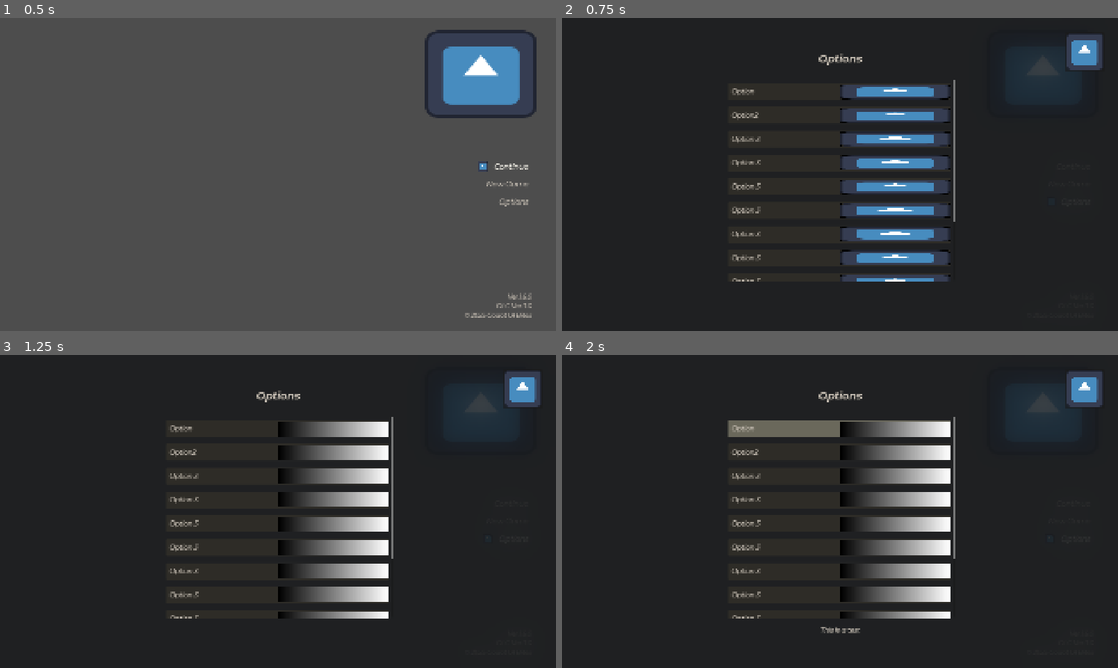
Above: before the commit, frames 1-4 (two rows, left to right).
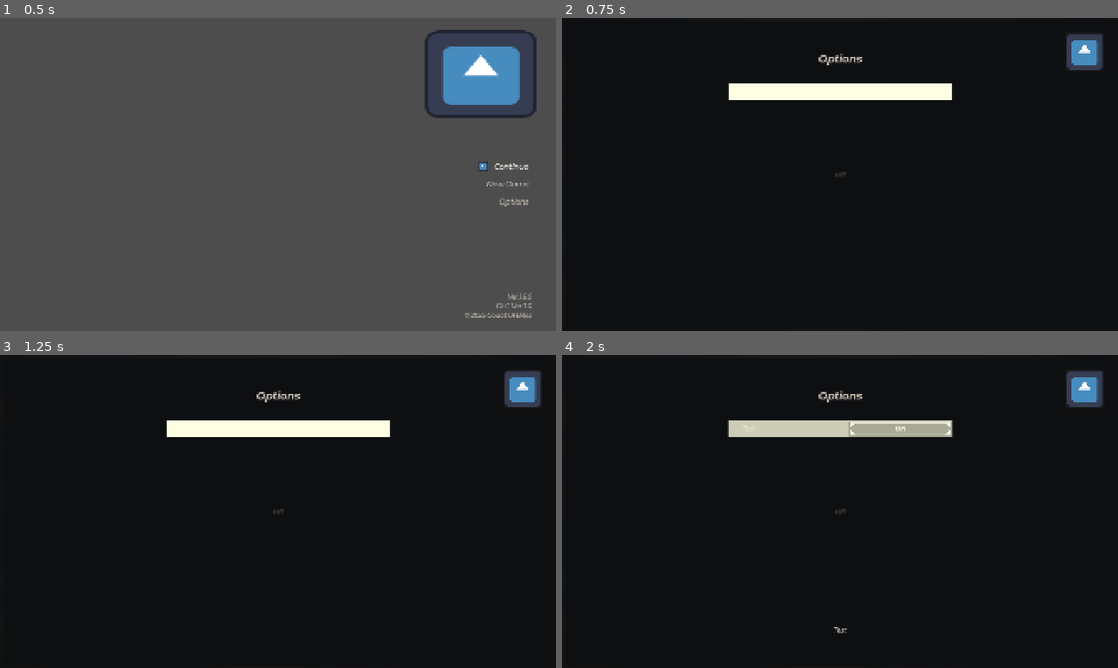
Above: after the commit, the same moments.

Repository: mat148/Godot-UI-Bites
Game: Godot game, scene res://scenes/main.tscn
Two runs of this game, one before a commit and one after it. Both use one fixed random seed, a clock stepped at 60 frames per second and the inputs below. The engine's default icon, where the game draws it, is replaced by a stand-in: a white triangle on a blue panel in a dark square.
Inputs:
- Up to frame 1 (0.5 s): no input
- Up to frame 2 (0.75 s): click "Options" at 0.5 s
- Up to frame 3 (1.25 s): no input
- Up to frame 4 (2 s): click "Off" at 1.25 s

Frame 1 is identical in both runs. In frame 2, 21% of the frame differs, in the area x 30-96%, y 8-96%; in frame 3, 20%; in frame 4, 20%.

Commit message:
Options menu updates

Diff:
--- a/recreating-zelda-botw-title-screen--godot-ui-bites/menus/options/option_item.gd
+++ b/recreating-zelda-botw-title-screen--godot-ui-bites/menus/options/option_item.gd
@@ -1,9 +1,10 @@
-class_name OptionItem extends Panel
+class_name OptionItem extends PanelContainer
 
 signal option_active_changed(active: bool, option_description: String)
 
 @onready var option_label: Label = %OptionLabel
 @onready var option_container: HBoxContainer = %OptionContainer
+@onready var option_click: Panel = %OptionClick
 
 @export var option_name: String = ""
 @export var option_action: PackedScene
@@ -12,6 +13,7 @@
 func _ready() -> void:
 	option_label.text = option_name
 	var option = option_action.instantiate()
+	option.option_clicked.connect(_on_option_clicked)
 	option_container.add_child(option)
 	option.active_changed.connect(_on_option_active_changed)
 
@@ -26,3 +28,6 @@
 func _on_mouse_exited() -> void:
 	theme_type_variation = "OptionItemDefault"
 	option_active_changed.emit(false, option_description)
+
+func _on_option_clicked() -> void:
+	option_click.get_node('AnimationPlayer').play('option_clicked')
--- a/recreating-zelda-botw-title-screen--godot-ui-bites/menus/options/option_item.tscn
+++ b/recreating-zelda-botw-title-screen--godot-ui-bites/menus/options/option_item.tscn
@@ -1,32 +1,64 @@
-[gd_scene load_steps=3 format=3 uid="uid://dyb4l3w35apvd"]
+[gd_scene load_steps=7 format=3 uid="uid://dyb4l3w35apvd"]
 
 [ext_resource type="Theme" uid="uid://bbxj20g3516g0" path="res://ui/ZeldaBOTW.tres" id="1_2mm1b"]
 [ext_resource type="Script" uid="uid://n2oihiha1ob2" path="res://menus/options/option_item.gd" id="2_b6x24"]
 
-[node name="OptionItem" type="Panel"]
+[sub_resource type="StyleBoxFlat" id="StyleBoxFlat_b6x24"]
+bg_color = Color(0.996078, 0.996078, 0.890196, 1)
+
+[sub_resource type="Animation" id="Animation_2mm1b"]
+resource_name = "option_clicked"
+tracks/0/type = "value"
+tracks/0/imported = false
+tracks/0/enabled = true
+tracks/0/path = NodePath(".:modulate")
+tracks/0/interp = 1
+tracks/0/loop_wrap = true
+tracks/0/keys = {
+"times": PackedFloat32Array(0, 1),
+"transitions": PackedFloat32Array(1, 1),
+"update": 0,
+"values": [Color(1, 1, 1, 0), Color(1, 1, 1, 1)]
+}
+
+[sub_resource type="Animation" id="Animation_cerkr"]
+length = 0.001
+tracks/0/type = "value"
+tracks/0/imported = false
+tracks/0/enabled = true
+tracks/0/path = NodePath(".:modulate")
+tracks/0/interp = 1
+tracks/0/loop_wrap = true
+tracks/0/keys = {
+"times": PackedFloat32Array(0),
+"transitions": PackedFloat32Array(1),
+"update": 0,
+"values": [Color(1, 1, 1, 1)]
+}
+
+[sub_resource type="AnimationLibrary" id="AnimationLibrary_b6x24"]
+_data = {
+&"RESET": SubResource("Animation_cerkr"),
+&"option_clicked": SubResource("Animation_2mm1b")
+}
+
+[node name="OptionItem" type="PanelContainer"]
 custom_minimum_size = Vector2(0, 58)
+offset_right = 121.0
+offset_bottom = 58.0
 theme = ExtResource("1_2mm1b")
 theme_type_variation = &"OptionItemDefault"
 script = ExtResource("2_b6x24")
 
-[node name="OptionItemMargin" type="MarginContainer" parent="."]
-layout_mode = 1
-anchors_preset = 15
-anchor_right = 1.0
-anchor_bottom = 1.0
-grow_horizontal = 2
-grow_vertical = 2
-theme = ExtResource("1_2mm1b")
-theme_type_variation = &"OptionItemMargin"
-theme_override_constants/margin_top = 3
-theme_override_constants/margin_right = 3
-theme_override_constants/margin_bottom = 3
+[node name="MarginContainer" type="MarginContainer" parent="."]
+layout_mode = 2
+theme_override_constants/margin_left = 48
 
-[node name="OptionContainer" type="HBoxContainer" parent="OptionItemMargin"]
+[node name="OptionContainer" type="HBoxContainer" parent="MarginContainer"]
 unique_name_in_owner = true
 layout_mode = 2
 
-[node name="OptionLabel" type="Label" parent="OptionItemMargin/OptionContainer"]
+[node name="OptionLabel" type="Label" parent="MarginContainer/OptionContainer"]
 unique_name_in_owner = true
 layout_mode = 2
 size_flags_horizontal = 3
@@ -36,5 +68,16 @@
 text = "Null"
 vertical_alignment = 1
 
+[node name="OptionClick" type="Panel" parent="."]
+unique_name_in_owner = true
+layout_mode = 2
+mouse_filter = 2
+theme_override_styles/panel = SubResource("StyleBoxFlat_b6x24")
+
+[node name="AnimationPlayer" type="AnimationPlayer" parent="OptionClick"]
+libraries = {
+&"": SubResource("AnimationLibrary_b6x24")
+}
+
 [connection signal="mouse_entered" from="." to="." method="_on_mouse_entered"]
 [connection signal="mouse_exited" from="." to="." method="_on_mouse_exited"]
--- a/recreating-zelda-botw-title-screen--godot-ui-bites/menus/options/optionsToggleButton.tscn
+++ b/recreating-zelda-botw-title-screen--godot-ui-bites/menus/options/optionsToggleButton.tscn
@@ -1,42 +1,37 @@
-[gd_scene load_steps=7 format=3 uid="uid://dgn6lhbkqlkoe"]
+[gd_scene load_steps=5 format=3 uid="uid://dgn6lhbkqlkoe"]
 
 [ext_resource type="Theme" uid="uid://bbxj20g3516g0" path="res://ui/ZeldaBOTW.tres" id="1_ypq1u"]
 [ext_resource type="Script" uid="uid://d33yh6wo4wwk" path="res://menus/options/options_toggle_button.gd" id="2_wj5my"]
-[ext_resource type="Texture2D" uid="uid://bmorjcult0hef" path="res://icon.svg" id="3_031li"]
+[ext_resource type="PackedScene" uid="uid://b6vf5yg1rsvxx" path="res://menus/select_state.tscn" id="3_031li"]
 
-[sub_resource type="Gradient" id="Gradient_031li"]
+[sub_resource type="StyleBoxEmpty" id="StyleBoxEmpty_wj5my"]
+content_margin_left = 3.0
+content_margin_top = 3.0
+content_margin_right = 3.0
+content_margin_bottom = 3.0
 
-[sub_resource type="GradientTexture1D" id="GradientTexture1D_ievm7"]
-gradient = SubResource("Gradient_031li")
-
-[sub_resource type="AnimatedTexture" id="AnimatedTexture_031li"]
-frames = 3
-frame_0/texture = ExtResource("3_031li")
-frame_1/texture = SubResource("GradientTexture1D_ievm7")
-frame_1/duration = 1.0
-frame_2/duration = 1.0
-
-[node name="OptionToggleButton" type="Button"]
-size_flags_horizontal = 3
-theme = ExtResource("1_ypq1u")
-theme_type_variation = &"OptionActionButton"
-toggle_mode = true
-text = "Null"
-script = ExtResource("2_wj5my")
-
-[node name="NinePatchRect" type="NinePatchRect" parent="."]
-layout_mode = 1
+[node name="OptionsToggle" type="PanelContainer"]
 anchors_preset = 15
 anchor_right = 1.0
 anchor_bottom = 1.0
 grow_horizontal = 2
 grow_vertical = 2
-texture = SubResource("AnimatedTexture_031li")
-patch_margin_left = 3
-patch_margin_top = 3
-patch_margin_right = 3
-patch_margin_bottom = 3
+size_flags_horizontal = 3
+theme_override_styles/panel = SubResource("StyleBoxEmpty_wj5my")
+script = ExtResource("2_wj5my")
 
-[connection signal="mouse_entered" from="." to="." method="_on_mouse_entered"]
-[connection signal="mouse_exited" from="." to="." method="_on_mouse_exited"]
-[connection signal="toggled" from="." to="." method="_on_toggled"]
+[node name="OptionToggleButton" type="Button" parent="."]
+unique_name_in_owner = true
+layout_mode = 2
+theme = ExtResource("1_ypq1u")
+theme_type_variation = &"OptionActionButton"
+toggle_mode = true
+text = "Null"
+
+[node name="SelectState" parent="." instance=ExtResource("3_031li")]
+unique_name_in_owner = true
+layout_mode = 2
+
+[connection signal="mouse_entered" from="OptionToggleButton" to="." method="_on_mouse_entered"]
+[connection signal="mouse_exited" from="OptionToggleButton" to="." method="_on_mouse_exited"]
+[connection signal="toggled" from="OptionToggleButton" to="." method="_on_option_toggle_button_toggled"]
--- a/recreating-zelda-botw-title-screen--godot-ui-bites/menus/options/options_menu.tscn
+++ b/recreating-zelda-botw-title-screen--godot-ui-bites/menus/options/options_menu.tscn
@@ -23,11 +23,14 @@
 script = ExtResource("2_ssx66")
 
 [node name="TextureRect" type="TextureRect" parent="."]
-visible = false
 layout_mode = 0
 offset_right = 1920.0
 offset_bottom = 1080.0
 texture = ExtResource("4_aahoo")
+
+[node name="Panel_Control_CenterContainer_VBoxContainer_ScrollContainer_MarginContainer_OptionsContainer_OptionItem_OptionItemMargin_OptionContainer#OptionsToggle" parent="." instance=ExtResource("6_76ex8")]
+layout_mode = 2
+anchors_preset = 0
 
 [node name="Panel" type="PanelContainer" parent="."]
 layout_mode = 1
@@ -83,75 +86,9 @@
 
 [node name="OptionItem" parent="Panel/Control/CenterContainer/VBoxContainer/ScrollContainer/MarginContainer/OptionsContainer" instance=ExtResource("5_aahoo")]
 layout_mode = 2
-option_name = "Option"
+option_name = "Test"
 option_action = ExtResource("6_76ex8")
-option_description = "This is a test"
-
-[node name="OptionItem2" parent="Panel/Control/CenterContainer/VBoxContainer/ScrollContainer/MarginContainer/OptionsContainer" instance=ExtResource("5_aahoo")]
-layout_mode = 2
-option_name = "Option2"
-option_action = ExtResource("6_76ex8")
-option_description = "Option 2"
-
-[node name="OptionItem3" parent="Panel/Control/CenterContainer/VBoxContainer/ScrollContainer/MarginContainer/OptionsContainer" instance=ExtResource("5_aahoo")]
-layout_mode = 2
-option_name = "Option 3"
-option_action = ExtResource("6_76ex8")
-option_description = "Option 3"
-
-[node name="OptionItem4" parent="Panel/Control/CenterContainer/VBoxContainer/ScrollContainer/MarginContainer/OptionsContainer" instance=ExtResource("5_aahoo")]
-layout_mode = 2
-option_name = "Option 3"
-option_action = ExtResource("6_76ex8")
-option_description = "Option 3"
-
-[node name="OptionItem5" parent="Panel/Control/CenterContainer/VBoxContainer/ScrollContainer/MarginContainer/OptionsContainer" instance=ExtResource("5_aahoo")]
-layout_mode = 2
-option_name = "Option 3"
-option_action = ExtResource("6_76ex8")
-option_description = "Option 3"
-
-[node name="OptionItem6" parent="Panel/Control/CenterContainer/VBoxContainer/ScrollContainer/MarginContainer/OptionsContainer" instance=ExtResource("5_aahoo")]
-layout_mode = 2
-option_name = "Option 3"
-option_action = ExtResource("6_76ex8")
-option_description = "Option 3"
-
-[node name="OptionItem7" parent="Panel/Control/CenterContainer/VBoxContainer/ScrollContainer/MarginContainer/OptionsContainer" instance=ExtResource("5_aahoo")]
-layout_mode = 2
-option_name = "Option 3"
-option_action = ExtResource("6_76ex8")
-option_description = "Option 3"
-
-[node name="OptionItem8" parent="Panel/Control/CenterContainer/VBoxContainer/ScrollContainer/MarginContainer/OptionsContainer" instance=ExtResource("5_aahoo")]
-layout_mode = 2
-option_name = "Option 3"
-option_action = ExtResource("6_76ex8")
-option_description = "Option 3"
-
-[node name="OptionItem9" parent="Panel/Control/CenterContainer/VBoxContainer/ScrollContainer/MarginContainer/OptionsContainer" instance=ExtResource("5_aahoo")]
-layout_mode = 2
-option_name = "Option 3"
-option_action = ExtResource("6_76ex8")
-option_description = "Option 3"
-
-[node name="OptionItem10" parent="Panel/Control/CenterContainer/VBoxContainer/ScrollContainer/MarginContainer/OptionsContainer" instance=ExtResource("5_aahoo")]
-layout_mode = 2
-option_name = "Option 3"
-option_action = ExtResource("6_76ex8")
-option_description = "Option 3"
-
-[node name="OptionItem11" parent="Panel/Control/CenterContainer/VBoxContainer/ScrollContainer/MarginContainer/OptionsContainer" instance=ExtResource("5_aahoo")]
-layout_mode = 2
-option_name = "Option 3"
-option_action = ExtResource("6_76ex8")
-option_description = "Option 3"
-
-[node name="OptionItem12" parent="Panel/Control/CenterContainer/VBoxContainer/ScrollContainer/MarginContainer/OptionsContainer" instance=ExtResource("5_aahoo")]
-layout_mode = 2
-option_name = "Option 3"
-option_action = ExtResource("6_76ex8")
-option_description = "Option 3"
+option_description = "Test"
 
 [node name="OptionDescription" type="Label" parent="Panel/Control/CenterContainer/VBoxContainer"]
 unique_name_in_owner = true
--- a/recreating-zelda-botw-title-screen--godot-ui-bites/menus/options/options_toggle_button.gd
+++ b/recreating-zelda-botw-title-screen--godot-ui-bites/menus/options/options_toggle_button.gd
@@ -1,18 +1,26 @@
-extends Button
+extends PanelContainer
 
+signal option_clicked
 signal active_changed(active: bool)
+
+@onready var options_toggle_button: Button = %OptionToggleButton
+@onready var select_state: NinePatchRect = %SelectState
 
 @export var toggle_on_text: String = "On"
 @export var toggle_off_text: String = "Off"
 
 func _ready() -> void:
-	text = toggle_off_text
+	options_toggle_button.text = toggle_off_text
+	select_state.visible = false
 
-func _on_toggled(button_pressed: bool) -> void:
-	text = toggle_on_text if button_pressed else toggle_off_text
+func _on_option_toggle_button_toggled(button_pressed: bool) -> void:
+	options_toggle_button.text = toggle_on_text if button_pressed else toggle_off_text
+	option_clicked.emit()
 
 func _on_mouse_entered() -> void:
 	active_changed.emit(true)
+	select_state.visible = true
 
 func _on_mouse_exited() -> void:
 	active_changed.emit(false)
+	select_state.visible = false
--- /dev/null
+++ b/recreating-zelda-botw-title-screen--godot-ui-bites/menus/select_state.tscn
@@ -0,0 +1,41 @@
+[gd_scene load_steps=7 format=3 uid="uid://b6vf5yg1rsvxx"]
+
+[ext_resource type="Texture2D" uid="uid://se4d41hhlion" path="res://menus/selected_frame_1.png" id="1_mm8op"]
+[ext_resource type="Texture2D" uid="uid://b35llboid7f83" path="res://menus/selected_frame_2.png" id="2_ad0cx"]
+[ext_resource type="Texture2D" uid="uid://ds827psln4kib" path="res://menus/selected_frame_3.png" id="3_uo3qk"]
+[ext_resource type="Texture2D" uid="uid://mpvm58ssytbp" path="res://menus/selected_frame_4.png" id="4_q1c1h"]
+[ext_resource type="Texture2D" uid="uid://bxtt4oek3xjr" path="res://menus/selected_frame_5.png" id="5_0vrua"]
+
+[sub_resource type="AnimatedTexture" id="AnimatedTexture_7hesd"]
+frames = 9
+speed_scale = 12.0
+frame_0/texture = ExtResource("1_mm8op")
+frame_1/texture = ExtResource("2_ad0cx")
+frame_1/duration = 1.0
+frame_2/texture = ExtResource("3_uo3qk")
+frame_2/duration = 1.0
+frame_3/texture = ExtResource("4_q1c1h")
+frame_3/duration = 1.0
+frame_4/texture = ExtResource("5_0vrua")
+frame_4/duration = 1.0
+frame_5/texture = ExtResource("4_q1c1h")
+frame_5/duration = 1.0
+frame_6/texture = ExtResource("3_uo3qk")
+frame_6/duration = 1.0
+frame_7/texture = ExtResource("2_ad0cx")
+frame_7/duration = 1.0
+frame_8/texture = ExtResource("1_mm8op")
+frame_8/duration = 1.0
+
+[node name="SelectState" type="NinePatchRect"]
+anchors_preset = 15
+anchor_right = 1.0
+anchor_bottom = 1.0
+grow_horizontal = 2
+grow_vertical = 2
+texture = SubResource("AnimatedTexture_7hesd")
+region_rect = Rect2(0, 0, 120, 120)
+patch_margin_left = 24
+patch_margin_top = 24
+patch_margin_right = 24
+patch_margin_bottom = 24
--- a/recreating-zelda-botw-title-screen--godot-ui-bites/ui/ZeldaBOTW.tres
+++ b/recreating-zelda-botw-title-screen--godot-ui-bites/ui/ZeldaBOTW.tres
@@ -16,6 +16,10 @@
 content_margin_top = 24.0
 
 [sub_resource type="StyleBoxFlat" id="StyleBoxFlat_4xh2a"]
+content_margin_left = 0.0
+content_margin_top = 0.0
+content_margin_right = 0.0
+content_margin_bottom = 0.0
 bg_color = Color(0.415686, 0.407843, 0.356863, 1)
 corner_radius_top_left = 3
 corner_radius_top_right = 3
@@ -23,9 +27,9 @@
 corner_radius_bottom_left = 3
 
 [sub_resource type="StyleBoxFlat" id="StyleBoxFlat_yf5bn"]
-content_margin_left = 48.0
+content_margin_left = 0.0
 content_margin_top = 0.0
-content_margin_right = 12.0
+content_margin_right = 0.0
 content_margin_bottom = 0.0
 bg_color = Color(0.180392, 0.172549, 0.152941, 1)
 corner_radius_top_left = 3
@@ -95,7 +99,7 @@
 OptionDescription/styles/normal = SubResource("StyleBoxEmpty_4xh2a")
 OptionItemActive/base_type = &"Panel"
 OptionItemActive/styles/panel = SubResource("StyleBoxFlat_4xh2a")
-OptionItemDefault/base_type = &"Panel"
+OptionItemDefault/base_type = &"PanelContainer"
 OptionItemDefault/styles/panel = SubResource("StyleBoxFlat_yf5bn")
 OptionItemMargin/base_type = &"MarginContainer"
 OptionItemMargin/constants/margin_bottom = 12
Binary file added: recreating-zelda-botw-title-screen--godot-ui-bites/menus/selected_frame_1.png
Not shown, added: recreating-zelda-botw-title-screen--godot-ui-bites/menus/selected_frame_1.png.import
Binary file added: recreating-zelda-botw-title-screen--godot-ui-bites/menus/selected_frame_2.png
Not shown, added: recreating-zelda-botw-title-screen--godot-ui-bites/menus/selected_frame_2.png.import
Binary file added: recreating-zelda-botw-title-screen--godot-ui-bites/menus/selected_frame_3.png
Not shown, added: recreating-zelda-botw-title-screen--godot-ui-bites/menus/selected_frame_3.png.import
Binary file added: recreating-zelda-botw-title-screen--godot-ui-bites/menus/selected_frame_4.png
Not shown, added: recreating-zelda-botw-title-screen--godot-ui-bites/menus/selected_frame_4.png.import
Binary file added: recreating-zelda-botw-title-screen--godot-ui-bites/menus/selected_frame_5.png
Not shown, added: recreating-zelda-botw-title-screen--godot-ui-bites/menus/selected_frame_5.png.import
Not shown, changed: .DS_Store
Not shown, added: recreating-zelda-botw-title-screen--godot-ui-bites/.DS_Store
(and 2 more such lines)
